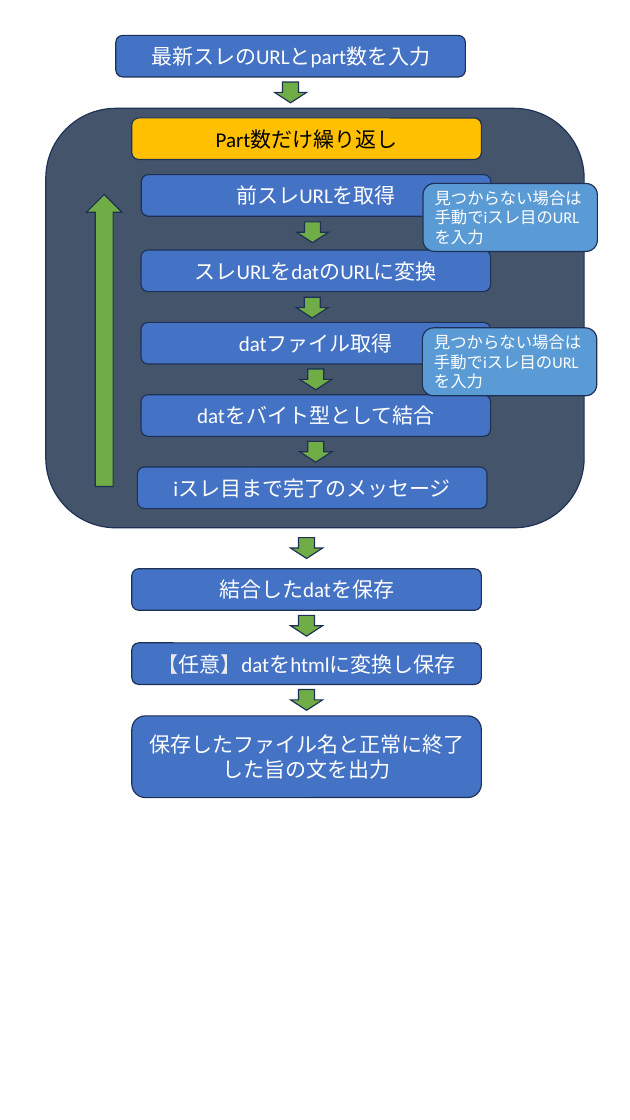
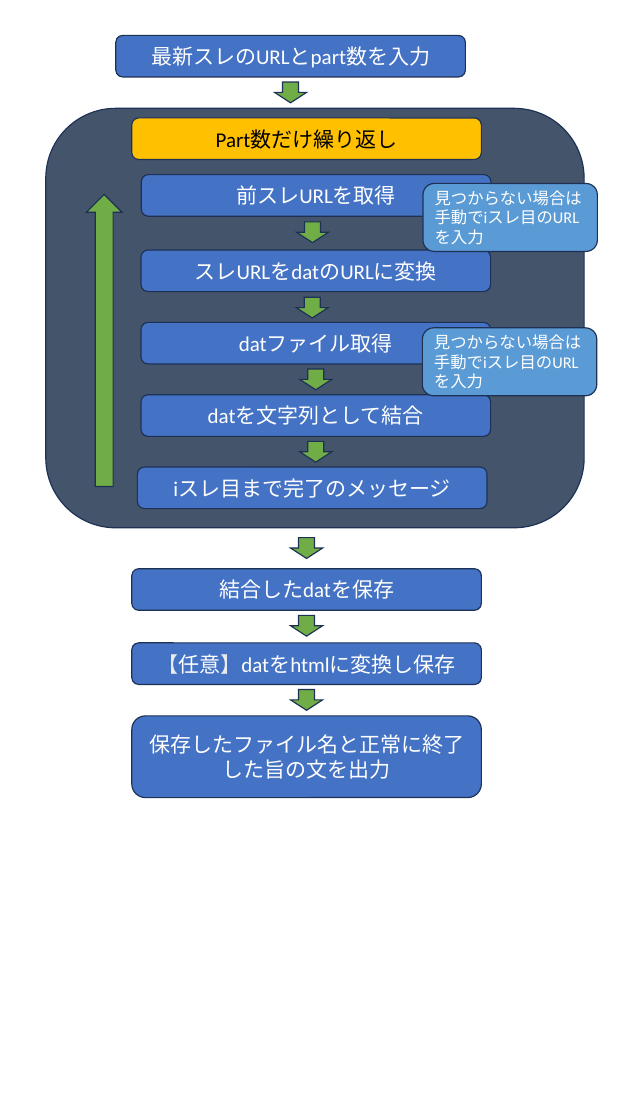
Before and after one commit to r-1317/ThreadConnector, a slide deck: slide 1 of プレゼンテーション1.pptx. Drawn at 630x1120 pixels with LibreOffice and Linux fonts; fonts in the diff are those of the drawing. Boxes give left, top, right and bottom in pixels: in the first picture for what was removed or moved away, otherwise in the second. Text is boxed around its words. In the diff, an @@ line names an element or a change of style, - is before the commit and + after.

Commit message:
update test.ipynb, プレゼンテーション1.pdf and プレゼンテーション1.pptx

```diff
--- a/プレゼンテーション1.pptx
+++ b/プレゼンテーション1.pptx
@@ text in rounded rectangle at bbox=[208, 406, 424, 425]: text changed @@
-datをバイト型として結合
+datを文字列として結合
```
Also in this commit, not shown: 2 other files.
